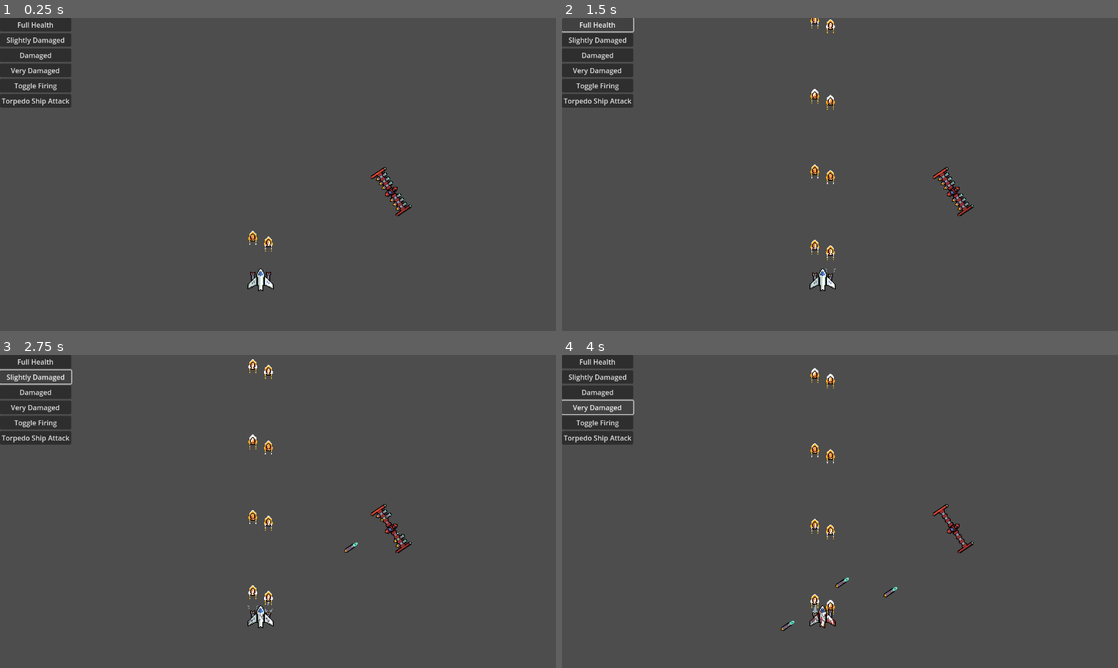
Above: before the commit, frames 1-4 (two rows, left to right).
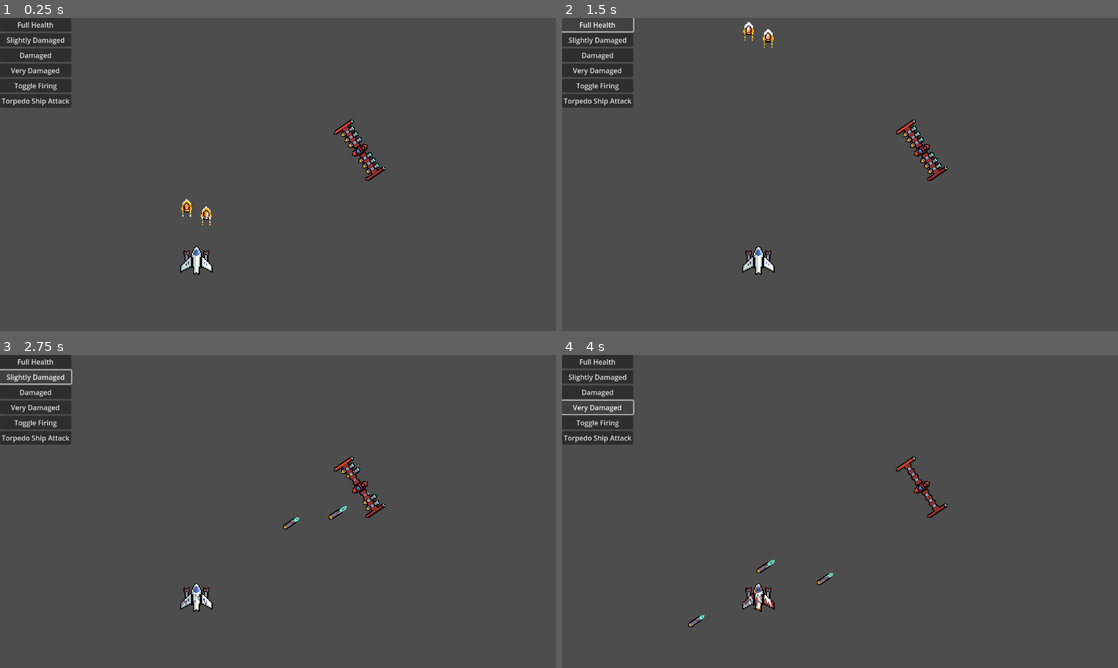
Above: after the commit, the same moments.

Repository: starlightlacuna/space-shooter
Game: Godot game, scene res://scenes/game.tscn
Two runs of this game, one before a commit and one after it. Both use one fixed random seed, a clock stepped at 60 frames per second and the inputs below.
Inputs:
- Up to frame 1 (0.25 s): no input
- Up to frame 2 (1.5 s): click "Toggle Firing" at 0.5 s; click "Full Health" at 1.25 s
- Up to frame 3 (2.75 s): click "Slightly Damaged" at 2 s
- Up to frame 4 (4 s): click "Damaged" at 2.75 s; click "Very Damaged" at 3.5 s

The runs differ from the first frame. In frame 1, 1.5% of the frame differs, in the area x 32-75%, y 32-88%; in frame 2, 1.8%, in the area x 32-75%, y 0-88%; in frame 3, 1.7%; in frame 4, 1.7%.
Error before the commit: Invalid access to property or key 'is_firing' on a base object of type 'null instance'. (res://scripts/game.gd:22)

Commit message:
Rename Kla'ed to Imperial

Diff:
--- a/scenes/game.tscn
+++ b/scenes/game.tscn
@@ -43,8 +43,8 @@
 text = "Torpedo Ship Attack"
 
 [node name="Camera2D" type="Camera2D" parent="."]
-position = Vector2(320, 180)
-zoom = Vector2(2, 2)
+position = Vector2(375, 222)
+zoom = Vector2(2.5, 2.5)
 
 [node name="Marker2D" type="Marker2D" parent="."]
 position = Vector2(0, 331)
--- /dev/null
+++ b/scenes/spacecraft/imperial/imperial_torpedo.tscn
@@ -0,0 +1,88 @@
+[gd_scene load_steps=9 format=3 uid="uid://dsppsvpjj6762"]
+
+[ext_resource type="Script" path="res://scripts/spacecraft/imperial/torpedo_ship/imperial_torpedo.gd" id="1_hojgy"]
+[ext_resource type="Texture2D" uid="uid://dvtlvfiexffv8" path="res://assets/kla'ed/torpedo_ship/Kla'ed - Torpedo.png" id="2_wscop"]
+[ext_resource type="PackedScene" uid="uid://ckwlw0lbb554j" path="res://scenes/components/hurtbox_component.tscn" id="3_5gdmy"]
+
+[sub_resource type="CapsuleShape2D" id="CapsuleShape2D_yr7bj"]
+radius = 2.0
+height = 18.6667
+
+[sub_resource type="Animation" id="Animation_oh46v"]
+length = 0.001
+tracks/0/type = "value"
+tracks/0/imported = false
+tracks/0/enabled = true
+tracks/0/path = NodePath("Sprite2D:frame")
+tracks/0/interp = 1
+tracks/0/loop_wrap = true
+tracks/0/keys = {
+"times": PackedFloat32Array(0),
+"transitions": PackedFloat32Array(1),
+"update": 1,
+"values": [2]
+}
+
+[sub_resource type="AnimationLibrary" id="AnimationLibrary_p1non"]
+_data = {
+"RESET": SubResource("Animation_oh46v")
+}
+
+[sub_resource type="Animation" id="Animation_pqmre"]
+resource_name = "default"
+length = 0.30001
+loop_mode = 1
+tracks/0/type = "value"
+tracks/0/imported = false
+tracks/0/enabled = true
+tracks/0/path = NodePath("Sprite2D:frame")
+tracks/0/interp = 1
+tracks/0/loop_wrap = true
+tracks/0/keys = {
+"times": PackedFloat32Array(0, 0.3),
+"transitions": PackedFloat32Array(1, 1),
+"update": 0,
+"values": [0, 2]
+}
+
+[sub_resource type="AnimationLibrary" id="AnimationLibrary_i6q63"]
+_data = {
+"default": SubResource("Animation_pqmre")
+}
+
+[node name="Kla\'edTorpedo" type="CharacterBody2D"]
+collision_layer = 0
+collision_mask = 0
+script = ExtResource("1_hojgy")
+
+[node name="CollisionShape2D" type="CollisionShape2D" parent="."]
+visible = false
+position = Vector2(0, -7)
+shape = SubResource("CapsuleShape2D_yr7bj")
+
+[node name="Sprite2D" type="Sprite2D" parent="."]
+texture = ExtResource("2_wscop")
+hframes = 3
+frame = 2
+
+[node name="AnimationPlayer" type="AnimationPlayer" parent="."]
+libraries = {
+"": SubResource("AnimationLibrary_p1non"),
+"Kla'ed Torpedo": SubResource("AnimationLibrary_i6q63")
+}
+autoplay = "Kla'ed Torpedo/default"
+
+[node name="HurtboxComponent" parent="." instance=ExtResource("3_5gdmy")]
+collision_layer = 0
+
+[node name="CollisionShape2D" type="CollisionShape2D" parent="HurtboxComponent"]
+position = Vector2(0, -7)
+scale = Vector2(0.75, 0.75)
+shape = SubResource("CapsuleShape2D_yr7bj")
+
+[node name="VisibleOnScreenNotifier2D" type="VisibleOnScreenNotifier2D" parent="."]
+position = Vector2(0, -5.5)
+scale = Vector2(0.3, 1.05)
+
+[connection signal="body_entered" from="HurtboxComponent" to="." method="_on_hurtbox_component_body_entered"]
+[connection signal="screen_exited" from="VisibleOnScreenNotifier2D" to="." method="_on_visible_on_screen_notifier_2d_screen_exited"]
--- a/scenes/spacecraft/kla'ed/kla'ed_torpedo_ship.tscn
+++ b/scenes/spacecraft/imperial/imperial_torpedo_ship.tscn
@@ -1,161 +1,161 @@
 [gd_scene load_steps=87 format=3 uid="uid://bhanyxvm7juwq"]
 
-[ext_resource type="Script" path="res://scenes/spacecraft/kla'ed/kla'ed_torpedo_ship.gd" id="1_7ok6x"]
-[ext_resource type="Texture2D" uid="uid://bct1tbuh142og" path="res://assets/kla'ed/torpedo_ship/Kla'ed - Torpedo Ship - Weapons.png" id="2_efxx4"]
-[ext_resource type="Texture2D" uid="uid://5um8ypsq6r05" path="res://assets/kla'ed/torpedo_ship/Kla'ed - Torpedo Ship - Base.png" id="3_s2eq4"]
-[ext_resource type="Texture2D" uid="uid://m2jpe5edaa8s" path="res://assets/kla'ed/torpedo_ship/Kla'ed - Torpedo Ship - Destruction.png" id="4_1olxt"]
-[ext_resource type="Texture2D" uid="uid://bpbwwp15ih1uc" path="res://assets/kla'ed/torpedo_ship/Kla'ed - Torpedo Ship - Loaded.png" id="5_ga72m"]
-[ext_resource type="Texture2D" uid="uid://ch0gtawbxk30h" path="res://assets/kla'ed/torpedo_ship/Kla'ed - Torpedo Ship - Reloading.png" id="6_q6rqa"]
-[ext_resource type="Texture2D" uid="uid://d4bxggovrxcpd" path="res://assets/kla'ed/torpedo_ship/Kla'ed - Torpedo Ship - Engine.png" id="7_mxliy"]
-[ext_resource type="PackedScene" uid="uid://b470j6ijb5y30" path="res://scenes/components/health_component.tscn" id="8_olpkw"]
-[ext_resource type="PackedScene" uid="uid://b0ml053l2twis" path="res://scenes/components/hitbox_component.tscn" id="9_8nnob"]
-[ext_resource type="Script" path="res://scripts/states/state_machine.gd" id="10_wf2ek"]
-[ext_resource type="Script" path="res://scenes/spacecraft/kla'ed/seek.gd" id="11_exgyx"]
-[ext_resource type="Script" path="res://scenes/spacecraft/kla'ed/attack.gd" id="12_4a4uk"]
-[ext_resource type="Script" path="res://scenes/spacecraft/kla'ed/reload.gd" id="13_r72w8"]
+[ext_resource type="Script" path="res://scripts/spacecraft/imperial/torpedo_ship/imperial_torpedo_ship.gd" id="1_5srhr"]
+[ext_resource type="Texture2D" uid="uid://bct1tbuh142og" path="res://assets/kla'ed/torpedo_ship/Kla'ed - Torpedo Ship - Weapons.png" id="2_g26tf"]
+[ext_resource type="Texture2D" uid="uid://5um8ypsq6r05" path="res://assets/kla'ed/torpedo_ship/Kla'ed - Torpedo Ship - Base.png" id="3_wxw3p"]
+[ext_resource type="Texture2D" uid="uid://m2jpe5edaa8s" path="res://assets/kla'ed/torpedo_ship/Kla'ed - Torpedo Ship - Destruction.png" id="4_r1h24"]
+[ext_resource type="Texture2D" uid="uid://bpbwwp15ih1uc" path="res://assets/kla'ed/torpedo_ship/Kla'ed - Torpedo Ship - Loaded.png" id="5_hqv8n"]
+[ext_resource type="Texture2D" uid="uid://ch0gtawbxk30h" path="res://assets/kla'ed/torpedo_ship/Kla'ed - Torpedo Ship - Reloading.png" id="6_xcvfe"]
+[ext_resource type="Texture2D" uid="uid://d4bxggovrxcpd" path="res://assets/kla'ed/torpedo_ship/Kla'ed - Torpedo Ship - Engine.png" id="7_50s2g"]
+[ext_resource type="PackedScene" uid="uid://b470j6ijb5y30" path="res://scenes/components/health_component.tscn" id="8_i5rk0"]
+[ext_resource type="PackedScene" uid="uid://b0ml053l2twis" path="res://scenes/components/hitbox_component.tscn" id="9_26g0x"]
+[ext_resource type="Script" path="res://scripts/states/state_machine.gd" id="10_8j4a7"]
+[ext_resource type="Script" path="res://scripts/spacecraft/imperial/torpedo_ship/seek.gd" id="11_78fgq"]
+[ext_resource type="Script" path="res://scripts/spacecraft/imperial/torpedo_ship/attack.gd" id="12_ojoqr"]
+[ext_resource type="Script" path="res://scripts/spacecraft/imperial/torpedo_ship/reload.gd" id="13_mxhjl"]
 
 [sub_resource type="AtlasTexture" id="AtlasTexture_qxvba"]
-atlas = ExtResource("2_efxx4")
+atlas = ExtResource("2_g26tf")
 region = Rect2(0, 0, 64, 64)
 
 [sub_resource type="AtlasTexture" id="AtlasTexture_mnffn"]
-atlas = ExtResource("2_efxx4")
+atlas = ExtResource("2_g26tf")
 region = Rect2(64, 0, 64, 64)
 
 [sub_resource type="AtlasTexture" id="AtlasTexture_oitqo"]
-atlas = ExtResource("2_efxx4")
+atlas = ExtResource("2_g26tf")
 region = Rect2(128, 0, 64, 64)
 
 [sub_resource type="AtlasTexture" id="AtlasTexture_5s4nr"]
-atlas = ExtResource("2_efxx4")
+atlas = ExtResource("2_g26tf")
 region = Rect2(192, 0, 64, 64)
 
 [sub_resource type="AtlasTexture" id="AtlasTexture_l8g4g"]
-atlas = ExtResource("2_efxx4")
+atlas = ExtResource("2_g26tf")
 region = Rect2(256, 0, 64, 64)
 
 [sub_resource type="AtlasTexture" id="AtlasTexture_nyegb"]
-atlas = ExtResource("2_efxx4")
+atlas = ExtResource("2_g26tf")
 region = Rect2(320, 0, 64, 64)
 
 [sub_resource type="AtlasTexture" id="AtlasTexture_ro3q1"]
-atlas = ExtResource("2_efxx4")
+atlas = ExtResource("2_g26tf")
 region = Rect2(384, 0, 64, 64)
 
 [sub_resource type="AtlasTexture" id="AtlasTexture_o0yah"]
-atlas = ExtResource("2_efxx4")
+atlas = ExtResource("2_g26tf")
 region = Rect2(448, 0, 64, 64)
 
 [sub_resource type="AtlasTexture" id="AtlasTexture_0rtht"]
-atlas = ExtResource("2_efxx4")
+atlas = ExtResource("2_g26tf")
 region = Rect2(512, 0, 64, 64)
 
 [sub_resource type="AtlasTexture" id="AtlasTexture_lnit1"]
-atlas = ExtResource("2_efxx4")
+atlas = ExtResource("2_g26tf")
 region = Rect2(576, 0, 64, 64)
 
 [sub_resource type="AtlasTexture" id="AtlasTexture_cm05s"]
-atlas = ExtResource("2_efxx4")
+atlas = ExtResource("2_g26tf")
 region = Rect2(640, 0, 64, 64)
 
 [sub_resource type="AtlasTexture" id="AtlasTexture_epnpj"]
-atlas = ExtResource("2_efxx4")
+atlas = ExtResource("2_g26tf")
 region = Rect2(704, 0, 64, 64)
 
 [sub_resource type="AtlasTexture" id="AtlasTexture_ggfqg"]
-atlas = ExtResource("2_efxx4")
+atlas = ExtResource("2_g26tf")
 region = Rect2(768, 0, 64, 64)
 
 [sub_resource type="AtlasTexture" id="AtlasTexture_oit13"]
-atlas = ExtResource("2_efxx4")
+atlas = ExtResource("2_g26tf")
 region = Rect2(832, 0, 64, 64)
 
 [sub_resource type="AtlasTexture" id="AtlasTexture_t07nr"]
-atlas = ExtResource("2_efxx4")
+atlas = ExtResource("2_g26tf")
 region = Rect2(896, 0, 64, 64)
 
 [sub_resource type="AtlasTexture" id="AtlasTexture_edxeb"]
-atlas = ExtResource("2_efxx4")
+atlas = ExtResource("2_g26tf")
 region = Rect2(960, 0, 64, 64)
 
 [sub_resource type="AtlasTexture" id="AtlasTexture_jhpti"]
-atlas = ExtResource("4_1olxt")
+atlas = ExtResource("4_r1h24")
 region = Rect2(0, 0, 64, 64)
 
 [sub_resource type="AtlasTexture" id="AtlasTexture_ikuae"]
-atlas = ExtResource("4_1olxt")
+atlas = ExtResource("4_r1h24")
 region = Rect2(64, 0, 64, 64)
 
 [sub_resource type="AtlasTexture" id="AtlasTexture_p1ldy"]
-atlas = ExtResource("4_1olxt")
+atlas = ExtResource("4_r1h24")
 region = Rect2(128, 0, 64, 64)
 
 [sub_resource type="AtlasTexture" id="AtlasTexture_f03e1"]
-atlas = ExtResource("4_1olxt")
+atlas = ExtResource("4_r1h24")
 region = Rect2(192, 0, 64, 64)
 
 [sub_resource type="AtlasTexture" id="AtlasTexture_g4tvn"]
-atlas = ExtResource("4_1olxt")
+atlas = ExtResource("4_r1h24")
 region = Rect2(256, 0, 64, 64)
 
 [sub_resource type="AtlasTexture" id="AtlasTexture_wqvc6"]
-atlas = ExtResource("4_1olxt")
+atlas = ExtResource("4_r1h24")
 region = Rect2(320, 0, 64, 64)
 
 [sub_resource type="AtlasTexture" id="AtlasTexture_memdx"]
-atlas = ExtResource("4_1olxt")
+atlas = ExtResource("4_r1h24")
 region = Rect2(384, 0, 64, 64)
 
 [sub_resource type="AtlasTexture" id="AtlasTexture_6x3uv"]
-atlas = ExtResource("4_1olxt")
+atlas = ExtResource("4_r1h24")
 region = Rect2(448, 0, 64, 64)
 
 [sub_resource type="AtlasTexture" id="AtlasTexture_im20x"]
-atlas = ExtResource("4_1olxt")
+atlas = ExtResource("4_r1h24")
 region = Rect2(512, 0, 64, 64)
 
 [sub_resource type="AtlasTexture" id="AtlasTexture_b7iow"]
-atlas = ExtResource("4_1olxt")
+atlas = ExtResource("4_r1h24")
 region = Rect2(576, 0, 64, 64)
 
 [sub_resource type="AtlasTexture" id="AtlasTexture_e4fei"]
-atlas = ExtResource("6_q6rqa")
+atlas = ExtResource("6_xcvfe")
 region = Rect2(0, 0, 64, 64)
 
 [sub_resource type="AtlasTexture" id="AtlasTexture_eofne"]
-atlas = ExtResource("6_q6rqa")
+atlas = ExtResource("6_xcvfe")
 region = Rect2(64, 0, 64, 64)
 
 [sub_resource type="AtlasTexture" id="AtlasTexture_awg4j"]
-atlas = ExtResource("6_q6rqa")
+atlas = ExtResource("6_xcvfe")
 region = Rect2(128, 0, 64, 64)
 
 [sub_resource type="AtlasTexture" id="AtlasTexture_27vpk"]
-atlas = ExtResource("6_q6rqa")
+atlas = ExtResource("6_xcvfe")
 region = Rect2(192, 0, 64, 64)
 
 [sub_resource type="AtlasTexture" id="AtlasTexture_r8pi5"]
-atlas = ExtResource("6_q6rqa")
+atlas = ExtResource("6_xcvfe")
 region = Rect2(256, 0, 64, 64)
 
 [sub_resource type="AtlasTexture" id="AtlasTexture_wfspo"]
-atlas = ExtResource("6_q6rqa")
+atlas = ExtResource("6_xcvfe")
 region = Rect2(320, 0, 64, 64)
 
 [sub_resource type="AtlasTexture" id="AtlasTexture_lo3c1"]
-atlas = ExtResource("6_q6rqa")
+atlas = ExtResource("6_xcvfe")
 region = Rect2(384, 0, 64, 64)
 
 [sub_resource type="AtlasTexture" id="AtlasTexture_rjam6"]
-atlas = ExtResource("6_q6rqa")
+atlas = ExtResource("6_xcvfe")
 region = Rect2(448, 0, 64, 64)
 
 [sub_resource type="AtlasTexture" id="AtlasTexture_1j8av"]
-atlas = ExtResource("6_q6rqa")
+atlas = ExtResource("6_xcvfe")
 region = Rect2(512, 0, 64, 64)
 
 [sub_resource type="AtlasTexture" id="AtlasTexture_r460n"]
-atlas = ExtResource("6_q6rqa")
+atlas = ExtResource("6_xcvfe")
 region = Rect2(576, 0, 64, 64)
 
 [sub_resource type="SpriteFrames" id="SpriteFrames_q8p1y"]
@@ -440,7 +440,7 @@
 tracks/2/interp = 1
 tracks/2/loop_wrap = true
 tracks/2/keys = {
-"times": PackedFloat32Array(0.5, 0.7, 0.9, 1.1, 1.3, 1.5),
+"times": PackedFloat32Array(0.4, 0.6, 0.8, 1, 1.2, 1.4),
 "transitions": PackedFloat32Array(1, 1, 1, 1, 1, 1),
 "values": [{
 "args": [],
@@ -630,12 +630,12 @@
 transitions = ["Kla'ed Torpedo Ship_destroy", "End", SubResource("AnimationNodeStateMachineTransition_bqwm6"), "Start", …(1030 unchanged characters)…
 graph_offset = Vector2(-30, -15)
 
-[node name="Kla\'edTorpedoShip" type="CharacterBody2D"]
+[node name="ImperialTorpedoShip" type="CharacterBody2D"]
 collision_layer = 0
 collision_mask = 0
 motion_mode = 1
 platform_floor_layers = 0
-script = ExtResource("1_7ok6x")
+script = ExtResource("1_5srhr")
 
 [node name="Body" type="AnimatedSprite2D" parent="."]
 sprite_frames = SubResource("SpriteFrames_q8p1y")
@@ -669,11 +669,11 @@
 shape = SubResource("RectangleShape2D_jj4t8")
 
 [node name="StateMachine" type="Node" parent="." node_paths=PackedStringArray("initial_state")]
-script = ExtResource("10_wf2ek")
+script = ExtResource("10_8j4a7")
 initial_state = NodePath("Seek")
 
 [node name="Seek" type="Node" parent="StateMachine" node_paths=PackedStringArray("attack_state")]
-script = ExtResource("11_exgyx")
+script = ExtResource("11_78fgq")
 attack_state = NodePath("../Attack")
 
 [node name="Timer" type="Timer" parent="StateMachine/Seek"]
@@ -681,11 +681,12 @@
 one_shot = true
 
 [node name="Attack" type="Node" parent="StateMachine" node_paths=PackedStringArray("reload_state")]
-script = ExtResource("12_4a4uk")
+script = ExtResource("12_ojoqr")
 reload_state = NodePath("../Reload")
 
-[node name="Reload" type="Node" parent="StateMachine"]
-script = ExtResource("13_r72w8")
+[node name="Reload" type="Node" parent="StateMachine" node_paths=PackedStringArray("seek_state")]
+script = ExtResource("13_mxhjl")
+seek_state = NodePath("../Seek")
 
 [node name="Timer" type="Timer" parent="StateMachine/Reload"]
 one_shot = true
@@ -708,6 +709,7 @@
 [node name="TorpedoSource5" type="Marker2D" parent="."]
 position = Vector2(-20, -8)
 
+[connection signal="animation_finished" from="AnimationTree" to="StateMachine/Reload" method="_on_animation_tree_animation_finished"]
 [connection signal="zeroed" from="HealthComponent" to="." method="_on_health_component_zeroed"]
 [connection signal="timeout" from="StateMachine/Seek/Timer" to="StateMachine/Seek" method="_on_timer_timeout"]
 [connection signal="timeout" from="StateMachine/Reload/Timer" to="StateMachine/Reload" method="_on_timer_timeout"]
--- a/scenes/spacecraft/kla'ed/kla'ed_torpedo.tscn
+++ /dev/null
@@ -1,40 +0,0 @@
-[gd_scene load_steps=5 format=3 uid="uid://dsppsvpjj6762"]
-
-[ext_resource type="Texture2D" uid="uid://dvtlvfiexffv8" path="res://assets/kla'ed/torpedo_ship/Kla'ed - Torpedo.png" id="1_c2y0b"]
-[ext_resource type="Script" path="res://scenes/spacecraft/kla'ed/kla'ed_torpedo.gd" id="1_j8238"]
-[ext_resource type="PackedScene" uid="uid://ckwlw0lbb554j" path="res://scenes/components/hurtbox_component.tscn" id="2_x8dqv"]
-
-[sub_resource type="CapsuleShape2D" id="CapsuleShape2D_yr7bj"]
-radius = 2.0
-height = 18.6667
-
-[node name="Kla\'edTorpedo" type="CharacterBody2D"]
-collision_layer = 0
-collision_mask = 0
-script = ExtResource("1_j8238")
-
-[node name="CollisionShape2D" type="CollisionShape2D" parent="."]
-visible = false
-position = Vector2(0, -7)
-shape = SubResource("CapsuleShape2D_yr7bj")
-
-[node name="Sprite2D" type="Sprite2D" parent="."]
-texture = ExtResource("1_c2y0b")
-hframes = 3
-
-[node name="AnimationPlayer" type="AnimationPlayer" parent="."]
-
-[node name="HurtboxComponent" parent="." instance=ExtResource("2_x8dqv")]
-collision_layer = 0
-
-[node name="CollisionShape2D" type="CollisionShape2D" parent="HurtboxComponent"]
-position = Vector2(0, -7)
-scale = Vector2(0.75, 0.75)
-shape = SubResource("CapsuleShape2D_yr7bj")
-
-[node name="VisibleOnScreenNotifier2D" type="VisibleOnScreenNotifier2D" parent="."]
-position = Vector2(0, -5.5)
-scale = Vector2(0.3, 1.05)
-
-[connection signal="body_entered" from="HurtboxComponent" to="." method="_on_hurtbox_component_body_entered"]
-[connection signal="screen_exited" from="VisibleOnScreenNotifier2D" to="." method="_on_visible_on_screen_notifier_2d_screen_exited"]
--- a/scenes/spacecraft/kla'ed/reload.gd
+++ /dev/null
@@ -1,11 +0,0 @@
-extends State
-
-@onready var timer = $Timer
-
-func enter(message: Dictionary = {}):
-	super(message)
-	timer.start()
-
-func _on_timer_timeout():
-	var animation_tree = owner.get_node("AnimationTree")
-	animation_tree["parameters/playback"].travel("Kla'ed Torpedo Ship_reload")
--- a/scripts/game.gd
+++ b/scripts/game.gd
@@ -19,7 +19,7 @@
 
 
 func _on_toggle_firing_button_pressed():
-	$Player/Body/Weapon.is_firing = !$Player/Body/Weapon.is_firing
+	$Player/AutoCannon.is_firing = !$Player/AutoCannon.is_firing
 
 
 func _on_torpedo_ship_attack_button_pressed():
--- a/scenes/spacecraft/kla'ed/attack.gd
+++ b/scripts/spacecraft/imperial/torpedo_ship/attack.gd
@@ -2,13 +2,14 @@
 
 @export var reload_state: State
 
-var transition_to_reload := false
+var transition_to_reload: bool
 
 func _ready():
 	assert(reload_state, "Reload State not set!")
 
 func enter(message: Dictionary = {}):
 	super(message)
+	transition_to_reload = false
 	var animation_tree = owner.get_node("AnimationTree")
 	animation_tree["parameters/playback"].travel("Kla'ed Torpedo Ship_attack")
 
--- a/scenes/spacecraft/kla'ed/kla'ed_torpedo.gd
+++ b/scripts/spacecraft/imperial/torpedo_ship/imperial_torpedo.gd
@@ -1,4 +1,4 @@
-class_name KlaedTorpedo
+class_name ImperialTorpedo
 extends CharacterBody2D
 
 @export var speed = 200
--- a/scenes/spacecraft/kla'ed/kla'ed_torpedo_ship.gd
+++ b/scripts/spacecraft/imperial/torpedo_ship/imperial_torpedo_ship.gd
@@ -4,7 +4,7 @@
 var torpedo_sources := []
 var torpedo_index := 0
 var projectiles_node: Node
-var torpedo_scene := preload("res://scenes/spacecraft/kla'ed/kla'ed_torpedo.tscn")
+var torpedo_scene := preload("res://scenes/spacecraft/imperial/imperial_torpedo.tscn")
 
 enum State { Move, Seek, Attack, Reload, Disable }
 
--- /dev/null
+++ b/scripts/spacecraft/imperial/torpedo_ship/reload.gd
@@ -0,0 +1,32 @@
+extends State
+
+@export var seek_state: State
+
+@onready var timer = $Timer
+
+var transition_to_seek: bool
+
+func _ready():
+	assert(seek_state, "Seek State not set!")
+
+func enter(message: Dictionary = {}):
+	super(message)
+	transition_to_seek = false
+	timer.start()
+
+func process(delta):
+	if !transition_to_seek:
+		return
+	var state_transition := StateTransition.new()
+	state_transition.target_state = seek_state
+	return state_transition
+
+func _on_timer_timeout():
+	var animation_tree = owner.get_node("AnimationTree")
+	animation_tree["parameters/playback"].travel("Kla'ed Torpedo Ship_reload")
+
+
+func _on_animation_tree_animation_finished(anim_name):
+	if !anim_name == "Kla'ed Torpedo Ship/reload":
+		return
+	transition_to_seek = true
--- a/scripts/spawner.gd
+++ b/scripts/spawner.gd
@@ -7,7 +7,7 @@
 	#assert(player, "Player not set!")
 	assert(projectiles_node, "Projectiles Node not set!")
 
-	var torpedo_ship_scene = preload("res://scenes/spacecraft/kla'ed/kla'ed_torpedo_ship.tscn")
+	var torpedo_ship_scene = preload("res://scenes/spacecraft/imperial/imperial_torpedo_ship.tscn")
 	var torpedo_ship = torpedo_ship_scene.instantiate()
 	add_child(torpedo_ship)
 	torpedo_ship.initialize(player, projectiles_node)
Not shown: 4 places in scenes/spacecraft/imperial/imperial_torpedo_ship.tscn that only renumber resources
Renamed: scenes/spacecraft/kla'ed/seek.gd -> scripts/spacecraft/imperial/torpedo_ship/seek.gd
